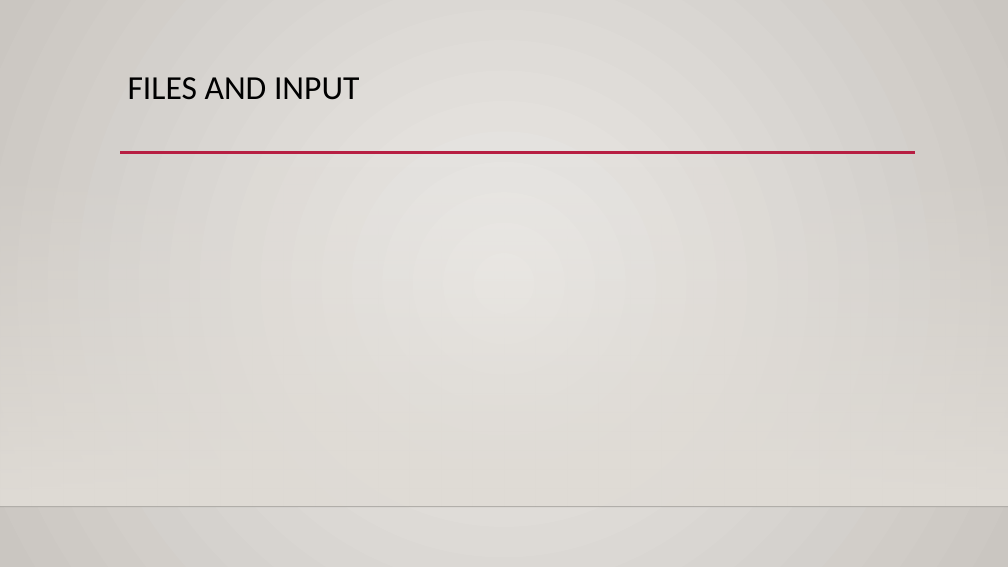
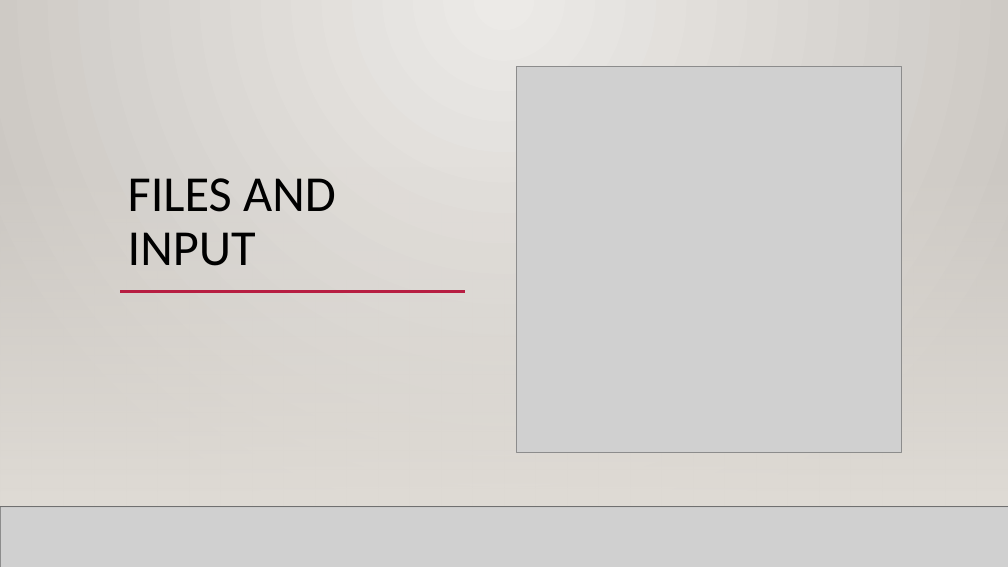
Before and after one commit to AkeemSemper/ML_for_Non_DS_Students, a slide deck: slide 15 of course_resources/slides/Used/004_functions.pptx (slide 10 before the commit). Drawn at 1008x567 pixels with LibreOffice and Linux fonts; fonts in the diff are those of the drawing; grey boxes stand for pictures; background and template pictures are left out. Boxes give left, top, right and bottom in pixels: in the first picture for what was removed or moved away, otherwise in the second. Text is boxed around its words. In the diff, an @@ line names an element or a change of style, - is before the commit and + after.

Commit message:
up

```diff
--- a/course_resources/slides/Used/004_functions.pptx
+++ b/course_resources/slides/Used/004_functions.pptx
@@ rectangle added at [0, 0, 1008, 567], fill gradient #ECEAE7 to #CAC7C1 @@
@@ title "FILES AND INPUT": place and size @@
-title "FILES AND INPUT" at [128, 77, 359, 100]
+title "FILES AND INPUT" at [128, 178, 336, 266]
@@ title "FILES AND INPUT" at [128, 178, 336, 266]: size 32 to 48 pt; vertical alignment top to bottom @@
@@ picture added at [516, 67, 902, 452] @@
@@ rectangle added at [0, 167, 1008, 507], fill gradient #DFDBD5 @@
@@ rectangle added at [0, 167, 1008, 507], fill gradient #DFDBD5 @@
@@ line added from (120, 292) to (465, 292), #B71E42 2.5 pt @@
@@ line added from (200, 292) to (914, 292), #B71E42 2.5 pt @@
@@ line added from (0, 507) to (1008, 507), #000001 1 pt @@
@@ picture added at [0, 507, 1008, 567] @@
@@ line added from (0, 507) to (1008, 507), #000001 1 pt @@
```
Also in this commit, not shown: 1 other slide changed, 2 slides added.
